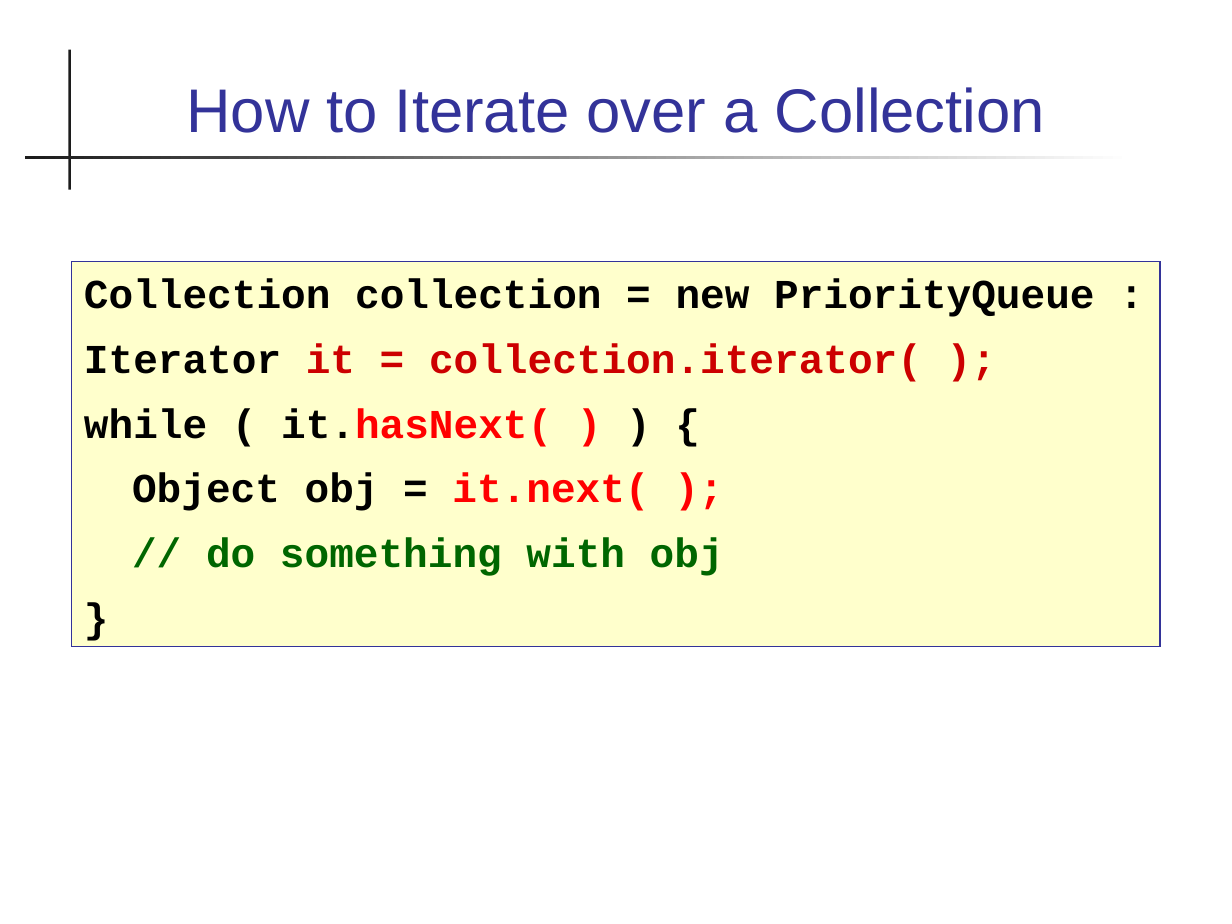
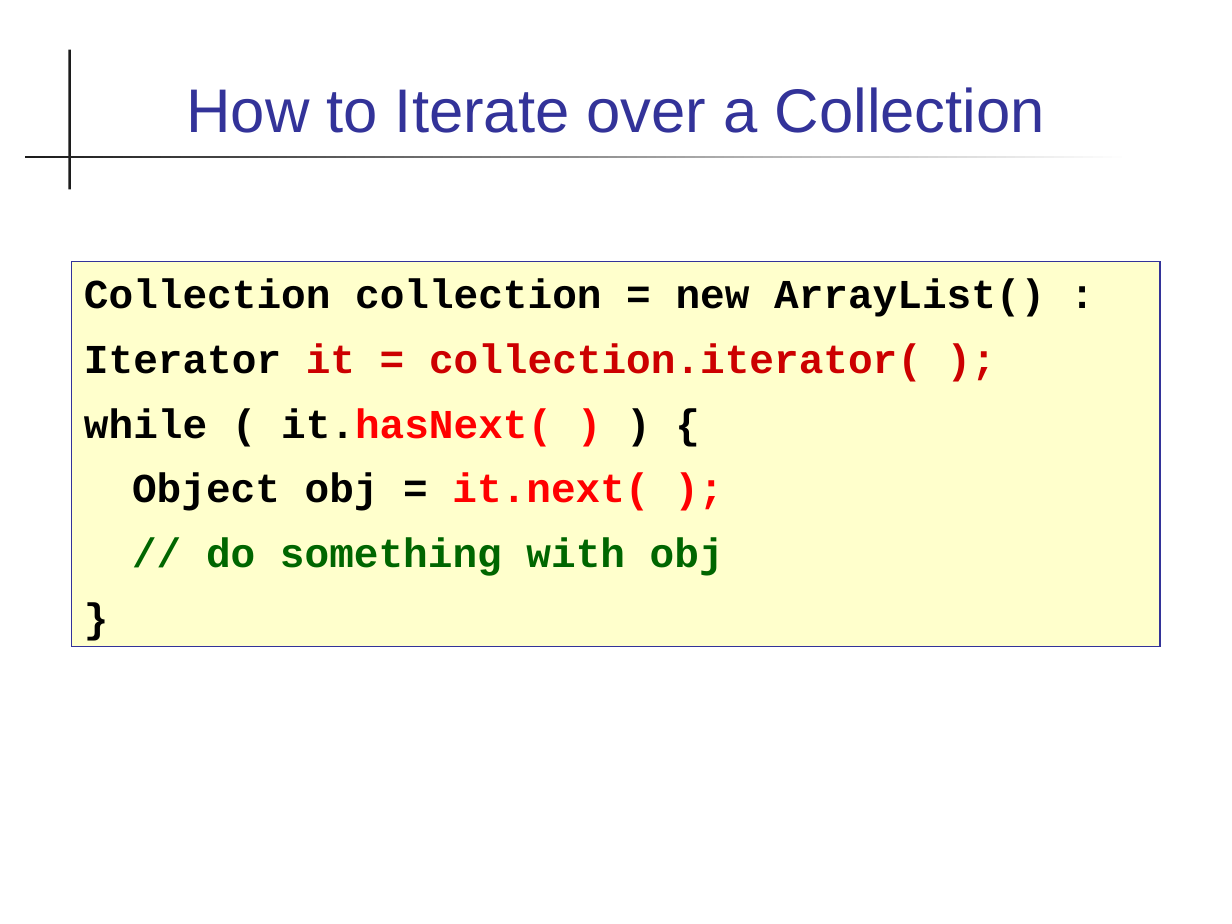
Before and after one commit to skeoop/skeoop.github.io, a slide deck: slide 29 of week4/Collections.ppt (slide 28 before the commit). Drawn at 1232x924 pixels with LibreOffice and Linux fonts; fonts in the diff are those of the drawing. Boxes give left, top, right and bottom in pixels: in the first picture for what was removed or moved away, otherwise in the second. Text is boxed around its words. In the diff, an @@ line names an element or a change of style, - is before the commit and + after.

```diff
--- a/week4/Collections.ppt
+++ b/week4/Collections.ppt
@@ text in rectangle at (84, 279, 1045, 317): text changed @@
-Collection collection = new PriorityQueue :
+Collection collection = new ArrayList() :
```
Also in this commit, not shown: 3 other slides changed, 2 slides added, 1 other file.
